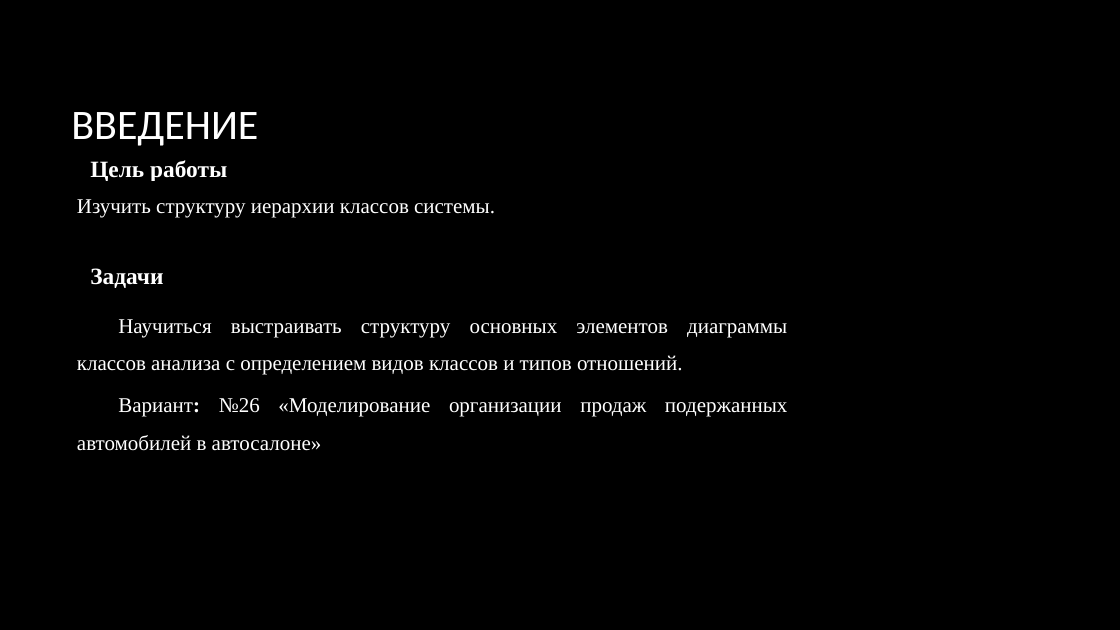
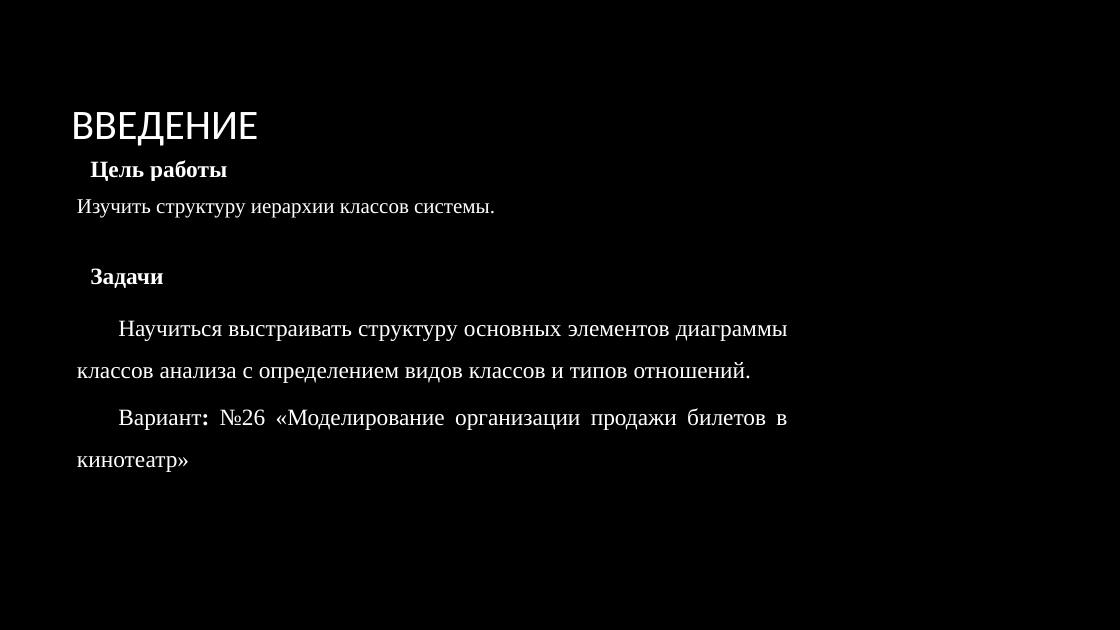
Before and after one commit to baethand/MIREA, a slide deck: slide 2 of sem4/AKMS/пр2_през_Руденко_ИКБО-13-22.pptx. Drawn at 1120x630 pixels with LibreOffice and Linux fonts; fonts in the diff are those of the drawing; background and template pictures are left out. Boxes give left, top, right and bottom in pixels: in the first picture for what was removed or moved away, otherwise in the second. Text is boxed around its words. In the diff, an @@ line names an element or a change of style, - is before the commit and + after.

```diff
--- a/sem4/AKMS/пр2_през_Руденко_ИКБО-13-22.pptx
+++ b/sem4/AKMS/пр2_през_Руденко_ИКБО-13-22.pptx
@@ text at [77, 320, 788, 383]: size 18 to 20 pt in "Научиться выстраивать структуру основных элементов диаграммы ..." @@
@@ text at [77, 408, 787, 472]: text changed; size 18 to 20 pt @@
-Вариант: №26 «Моделирование организации продаж подержанных автомобилей в автосалоне»
+Вариант: №26 «Моделирование организации продажи билетов в кинотеатр»
```
Also in this commit, not shown: 6 other slides changed, 1 slide added, 1 slide removed, 9 other files.
